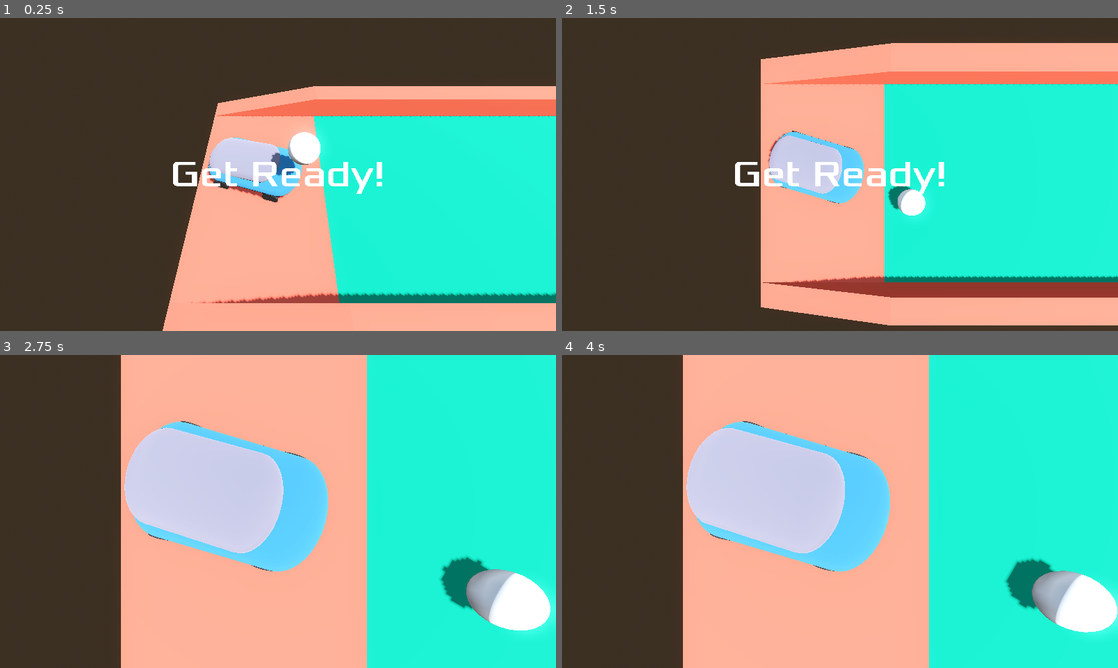
Above: before the commit, frames 1-4 (two rows, left to right).
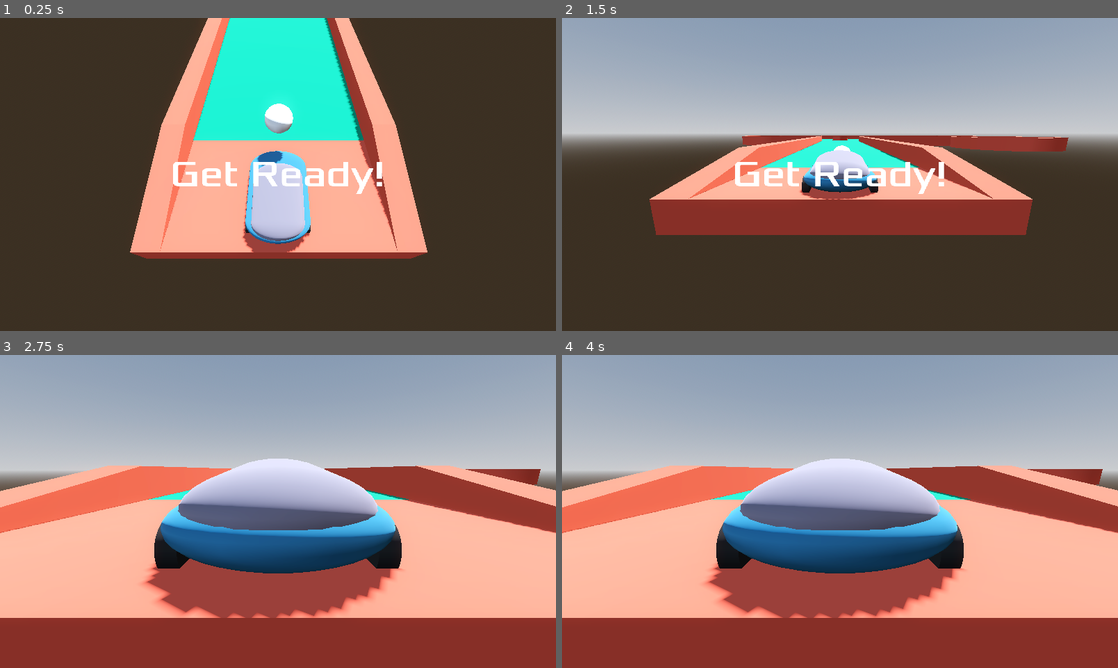
Above: after the commit, the same moments.

Repository: deecovan/v4-51-golf
Game: Godot game, scene res://Scenes/Main.tscn
Two runs of this game, one before a commit and one after it. Both use one fixed random seed, a clock stepped at 60 frames per second and the inputs below.
Inputs (mouse positions are in pixels of both pictures, inside the frame that each line leads up to):
- Up to frame 1 (0.25 s): no input
- Up to frame 2 (1.5 s): move the mouse to (867, 174) at 0.52 s; hold Mouse wheel up (cam_zoom_in) 0.53-1.28 s; hold Up (ui_up) from 0.53 s (still down); move the mouse to (812, 174) at 1.27 s; tap Mouse wheel down (cam_zoom_out) at 1.35 s
- Up to frame 3 (2.75 s): keep holding Up (ui_up); move the mouse to (289, 505) at 2.02 s; hold Mouse wheel up (cam_zoom_in) from 2.03 s (still down)
- Up to frame 4 (4 s): keep holding Up (ui_up); move the mouse to (834, 517) at 2.77 s; release Mouse wheel up (cam_zoom_in) at 2.78 s; tap Mouse wheel down (cam_zoom_out) at 2.85 s; tap Enter at 3.5 s; move the mouse to (878, 514) at 3.52 s; hold Mouse wheel up (cam_zoom_in) from 3.53 s (still down)

The runs differ from the first frame. In frame 1, 58% of the frame differs, in the area x 23-100%, y 0-100%; in frame 2, 80%; in frame 3, 97%, in the area x 0-100%, y 0-100%; in frame 4, 97%.

Commit message:
Modify CamerGimbal Follow the car Cleanup scripts and scenes

Diff:
--- a/Project/Scenes/Main.tscn
+++ b/Project/Scenes/Main.tscn
@@ -60,6 +60,6 @@
 [node name="CameraGimbal" parent="." instance=ExtResource("6_v1gob")]
 
 [node name="Vehicle" parent="." instance=ExtResource("10_bmxlf")]
-transform = Transform3D(-0.958562, 0, 0.284885, 0, 1, 0, -0.284885, 0, -0.958562, -5.35329, 1.94236, -3.19632)
+transform = Transform3D(-1, 0, 8.74228e-08, 0, 1, 0, -8.74228e-08, 0, -1, -5.02633, 2.09756, -2.91351)
 
 [connection signal="stopped" from="Ball" to="." method="_on_ball_stopped"]
--- a/Project/Scenes/Vehicle.tscn
+++ b/Project/Scenes/Vehicle.tscn
@@ -19,7 +19,8 @@
 albedo_color = Color(0.768627, 0.737255, 0.839216, 1)
 metallic = 1.0
 
-[node name="VehicleBody3D" type="VehicleBody3D"]
+[node name="Vehicle" type="VehicleBody3D"]
+transform = Transform3D(-1, 0, 8.74228e-08, 0, 1, 0, -8.74228e-08, 0, -1, 0, 0, 0)
 
 [node name="CollisionShape3D" type="CollisionShape3D" parent="."]
 transform = Transform3D(1.36496, 0, 0, 0, -4.01128e-08, -0.471132, 0, 0.917674, -2.05938e-08, 0, 0.297697, -0.93688)
--- a/Project/Scenes/camera_gimbal.tscn
+++ b/Project/Scenes/camera_gimbal.tscn
@@ -6,6 +6,7 @@
 script = ExtResource("1_31ixn")
 
 [node name="GimbalInner" type="Node3D" parent="."]
+transform = Transform3D(-1, 0, -8.74228e-08, 0, 1, 0, 8.74228e-08, 0, -1, 0, 0, 0)
 
 [node name="Camera3D" type="Camera3D" parent="GimbalInner"]
 transform = Transform3D(1, 0, 0, 0, 1, 0, 0, 0, 1, 2.08165e-12, 2.08165e-12, 40.7819)
--- a/Project/Scripts/Main.gd
+++ b/Project/Scripts/Main.gd
@@ -11,8 +11,8 @@
 func _ready():
 	Input.mouse_mode = Input.MOUSE_MODE_CAPTURED
 	$Ball.position = $Tee.position
-	$CameraGimbal.rotation.y = PI / 2
 	$CameraGimbal/GimbalInner.rotation.x = -1
+	$CameraGimbal.rotation = $Vehicle.rotation
 	$UI.show_message("Get Ready!")
 
 func _input(_event):
--- a/Project/Scripts/ui.gd
+++ b/Project/Scripts/ui.gd
@@ -1,30 +1,4 @@
 extends CanvasLayer
-
-@onready var power_bar = $MarginContainer/VBoxContainer/PowerBar
-@onready var shots = $MarginContainer/VBoxContainer/Shots
-
-var bar_textures = {
-	"green": preload("res://assets/bar_green.png"),
-	"yellow": preload("res://assets/bar_yellow.png"),
-	"red": preload("res://assets/bar_red.png")
-}
-
-# Alternative color changing procedure - use the white bar texture.
-#var grad = preload("res://gyr_gradient.tres")
-
-func update_shots(value):
-	shots.text = "Shots: %s" % value
-
-func update_power_bar(value):
-	power_bar.texture_progress = bar_textures["green"]
-	if value > 70:
-		power_bar.texture_progress = bar_textures["red"]
-	elif value > 40:
-		power_bar.texture_progress = bar_textures["yellow"]
-	# Uncomment this line to set the color based on the gradient.
-	# And remove the lines above
-#	power_bar.modulate = grad.sample(value / 100.0)
-	power_bar.value = value
 
 func show_message(text):
 	$Message.text = text
Not shown, changed: README.MD
